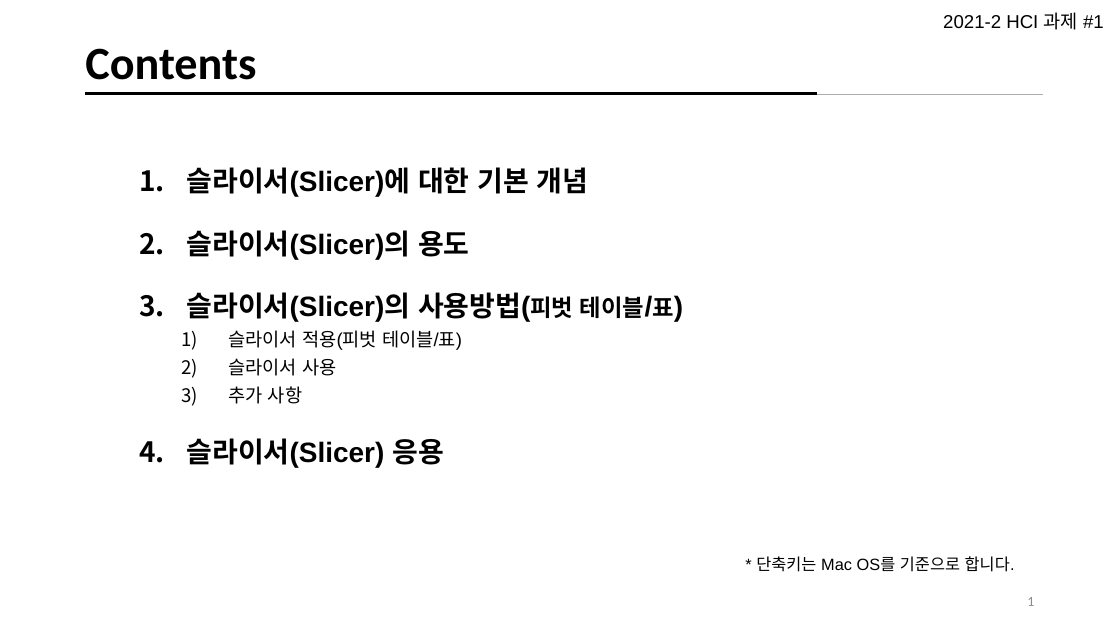
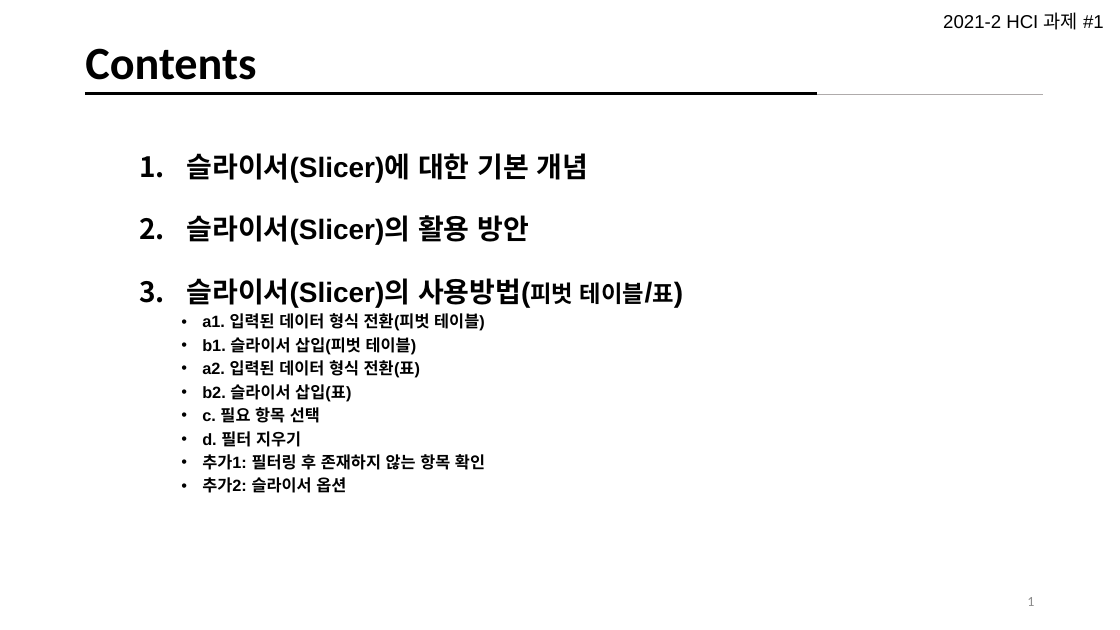
Before and after one commit to Jeeseob/homework2021-2, a slide deck: slide 2 of user-interface/week3/UI_Mental Model_김지섭.pptx. Drawn at 1120x630 pixels with LibreOffice and Linux fonts; fonts in the diff are those of the drawing. Boxes give left, top, right and bottom in pixels: in the first picture for what was removed or moved away, otherwise in the second. Text is boxed around its words. In the diff, an @@ line names an element or a change of style, - is before the commit and + after.

```diff
--- a/user-interface/week3/UI_Mental Model_김지섭.pptx
+++ b/user-interface/week3/UI_Mental Model_김지섭.pptx
@@ text "슬라이서(Slicer)에 대한 기본 개념" moved from (x1=187, y1=167, x2=673, y2=468) to (x1=187, y1=153, x2=673, y2=493) @@
@@ text at (x1=187, y1=215, x2=529, y2=245): text changed @@
-2. 슬라이서(Slicer)의 용도
+2. 슬라이서(Slicer)의 활용 방안
@@ text at (x1=202, y1=313, x2=485, y2=493): text changed; size 16 to 14 pt; bold on @@
-  1) 슬라이서 적용(피벗 테이블/표)
-  2) 슬라이서 사용
-  3) 추가 사항
-4. 슬라이서(Slicer) 응용
+  • a1. 입력된 데이터 형식 전환(피벗 테이블)
+  • b1. 슬라이서 삽입(피벗 테이블)
+  • a2. 입력된 데이터 형식 전환(표)
+  • b2. 슬라이서 삽입(표)
+  • c. 필요 항목 선택
+  • d. 필터 지우기
+  • 추가1: 필터링 후 존재하지 않는 항목 확인
+  • 추가2: 슬라이서 옵션
@@ text removed at (x1=756, y1=556, x2=1015, y2=572) @@
-* 단축키는 Mac OS를 기준으로 합니다.
```
Also in this commit, not shown: 10 other slides changed, 1 slide added, 2 slides removed, 5 other files.
